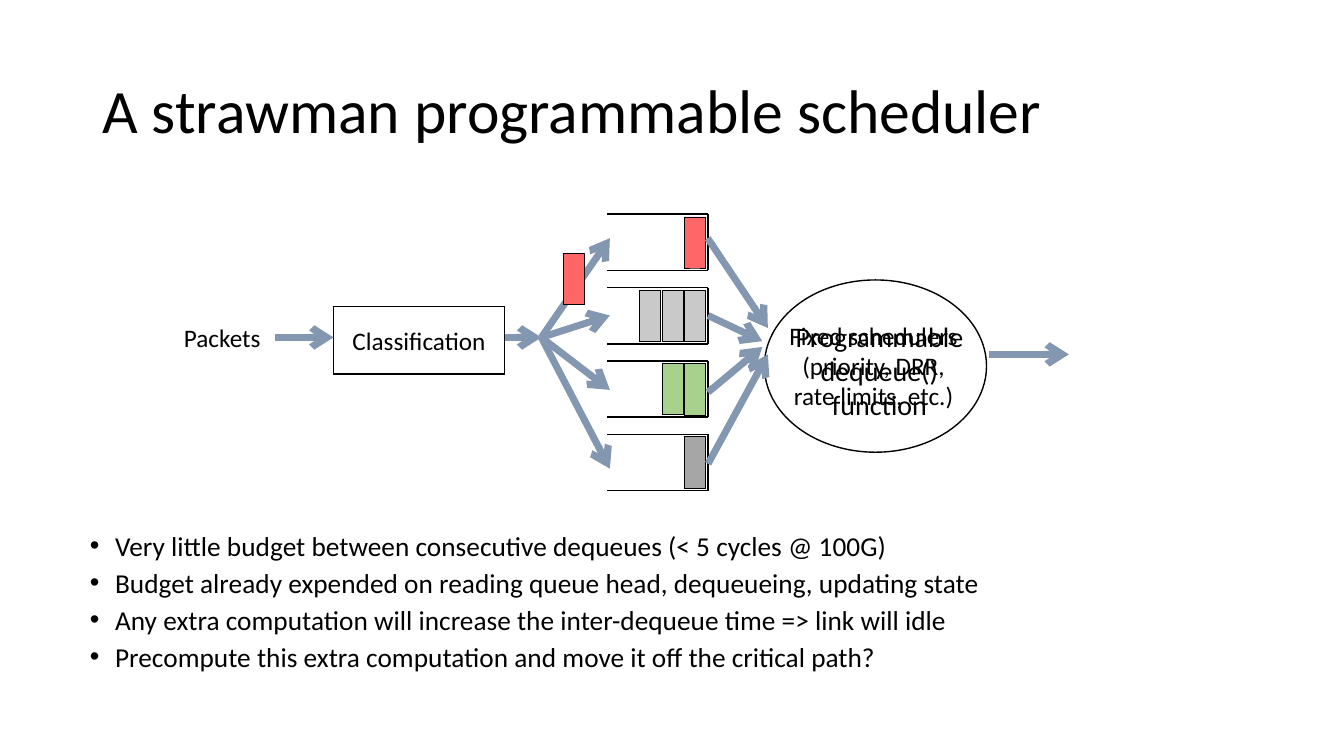
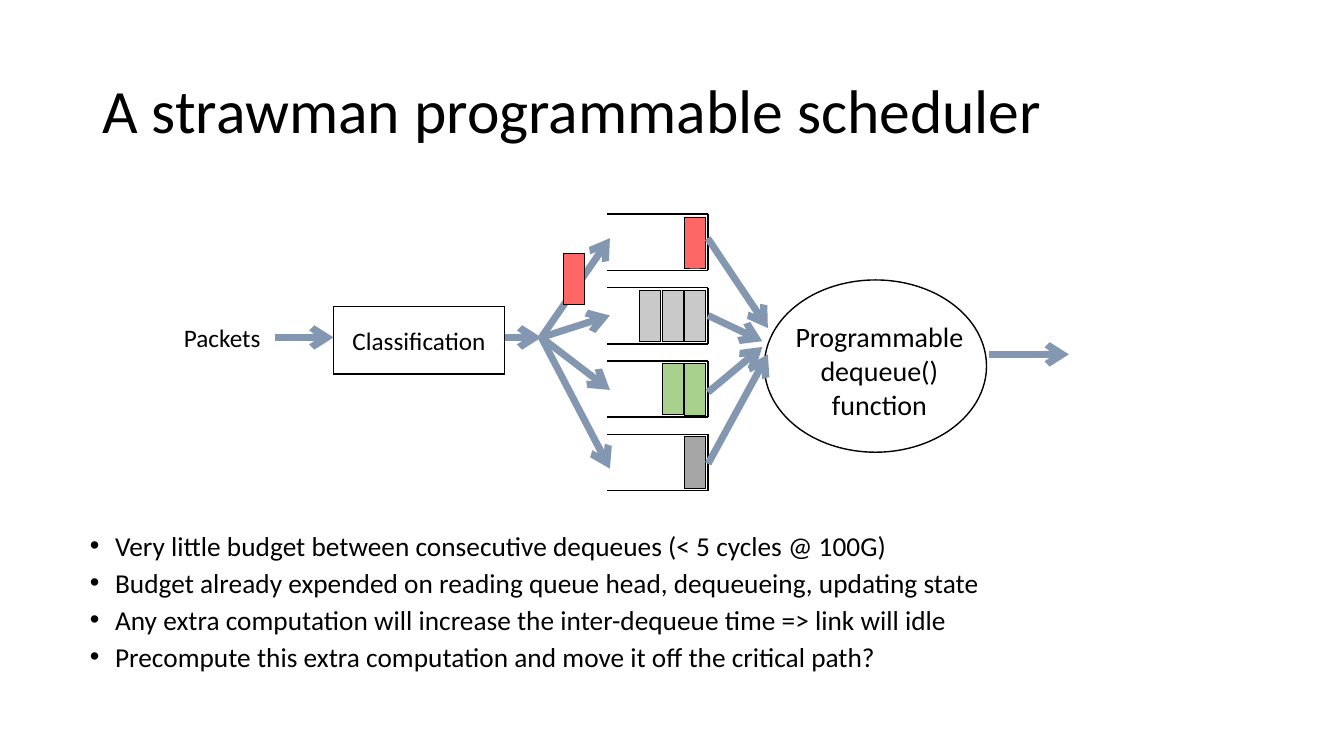
Before and after one commit to anirudhSK/pifo-domino-marple-ppts, a slide deck: slide 13 of combined_domino_pifo.pptx (slide 12 before the commit). Drawn at 1344x756 pixels with LibreOffice and Linux fonts; fonts in the diff are those of the drawing. Boxes give left, top, right and bottom in pixels: in the first picture for what was removed or moved away, otherwise in the second. Text is boxed around its words. In the diff, an @@ line names an element or a change of style, - is before the commit and + after.

```diff
--- a/combined_domino_pifo.pptx
+++ b/combined_domino_pifo.pptx
@@ text removed at (789, 327, 957, 412) @@
-Fixed schedulers
-(priority, DRR,
-rate limits, etc.)
```
Also in this commit, not shown: 11 other slides changed, 1 slide added.
